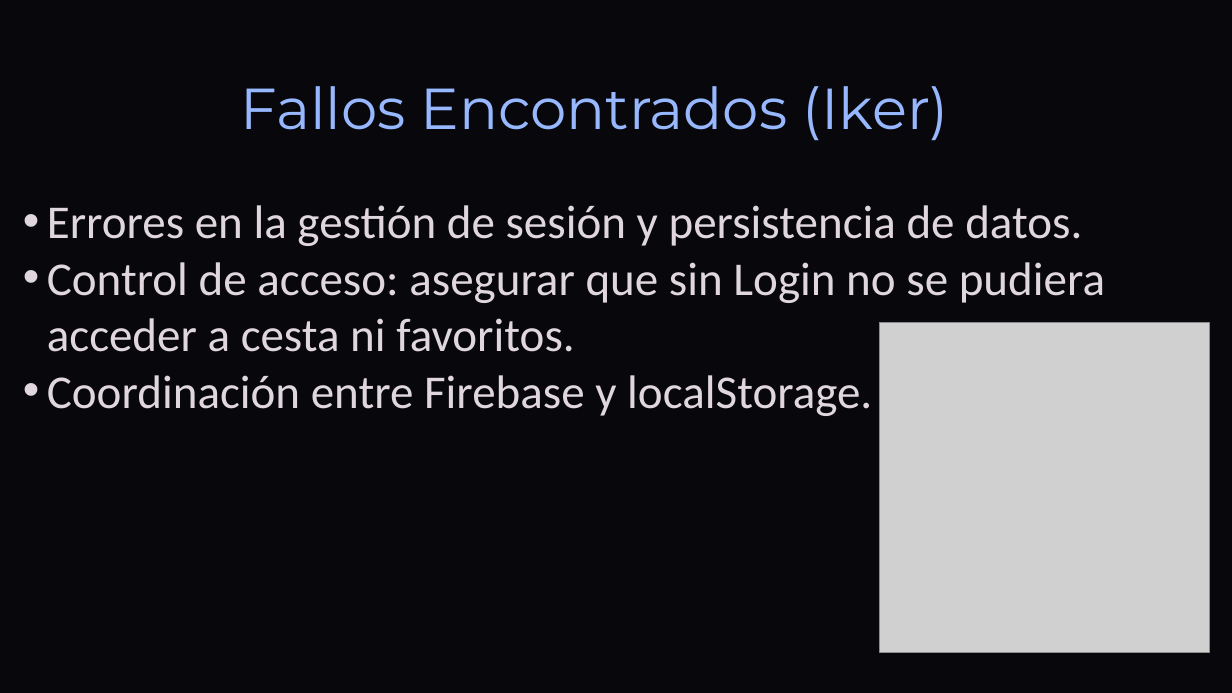
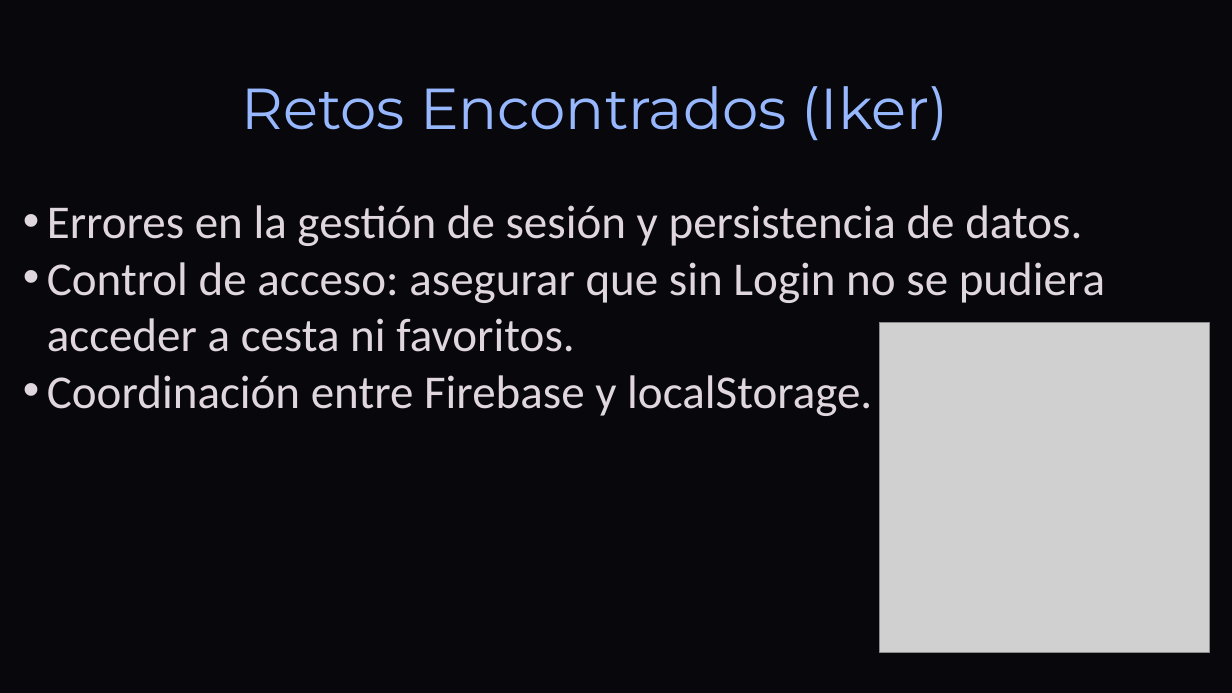
Before and after one commit to DavidCorredorMiguel/proyectogrupo2, a slide deck: slide 13 of Tech-and-Learn-Innovacion-y-Aprendizaje-en-E-commerce (1).pptx (slide 14 before the commit). Drawn at 1232x693 pixels with LibreOffice and Linux fonts; fonts in the diff are those of the drawing; grey boxes stand for pictures; background and template pictures are left out. Boxes give left, top, right and bottom in pixels: in the first picture for what was removed or moved away, otherwise in the second. Text is boxed around its words. In the diff, an @@ line names an element or a change of style, - is before the commit and + after.

```diff
--- a/Tech-and-Learn-Innovacion-y-Aprendizaje-en-E-commerce (1).pptx
+++ b/Tech-and-Learn-Innovacion-y-Aprendizaje-en-E-commerce (1).pptx
@@ text at box(241, 86, 948, 141): text changed @@
-Fallos Encontrados (Iker)
+Retos Encontrados (Iker)
```
Also in this commit, not shown: 6 other slides changed, 1 slide removed, 1 other file.
